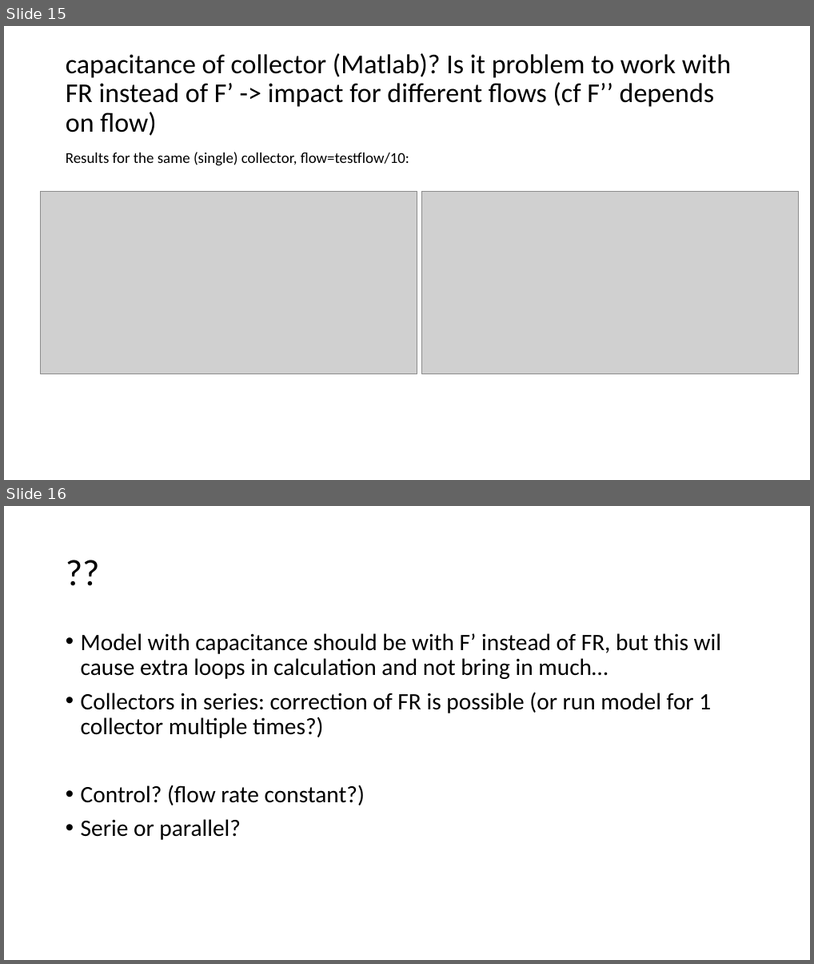
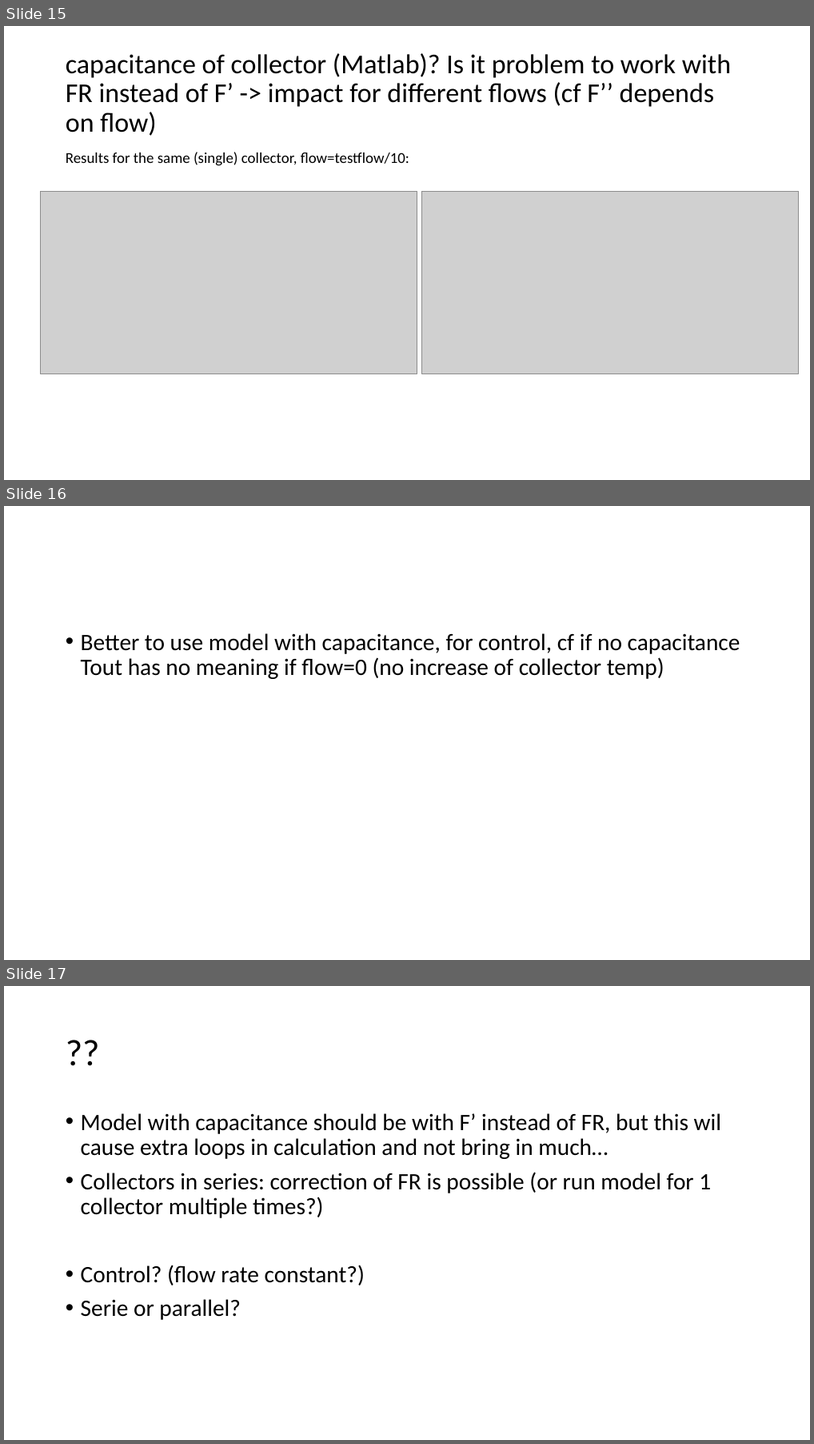
Before and after one commit to MargotDePauw/TETRA-warmtenetten, a slide deck: model zonnecollector/achtergrond/Solar collector.pptx. Shown one above the other, each under a label of ours: slides 15 and 16 before the commit, slides 15, 16 and 17 after it. The pictures are 814x964 and 814x1444 pixels, drawn with LibreOffice and Linux fonts; fonts in the diff are those of the drawing; grey boxes stand for pictures. Boxes give left, top, right and bottom in pixels: in the first picture for what was removed or moved away, otherwise in the second. Text is boxed around its words. In the diff, an @@ line names an element or a change of style, - is before the commit and + after.

Commit message:
zonnecollector: met aan/uit regeling

```diff
--- a/model zonnecollector/achtergrond/Solar collector.pptx
+++ b/model zonnecollector/achtergrond/Solar collector.pptx
@@ slide 16 added at [4,506,810,960], background #FFFFFF @@
@@ text added at [81,633,741,679], 28 pt, text #000000 @@
+• Better to use model with capacitance, for control, cf if no capacitance Tout has no meaning if flow=0 (no increase of collector temp)
@@ what was slide 16 is now slide 17 @@
```
